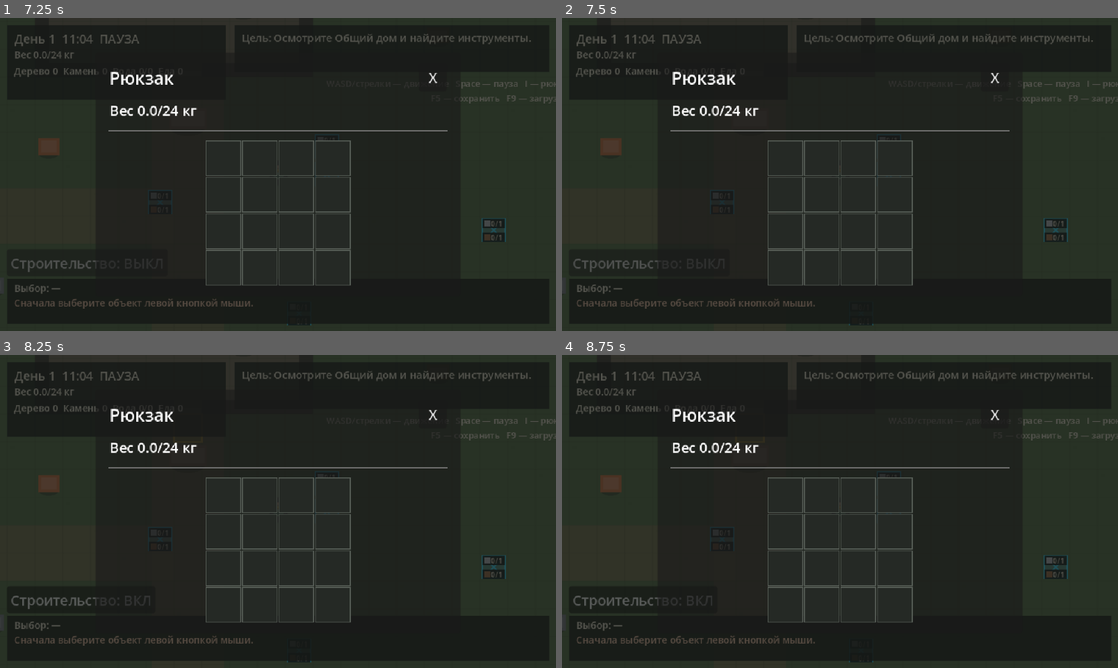
Above: before the commit, frames 1-4 (two rows, left to right).
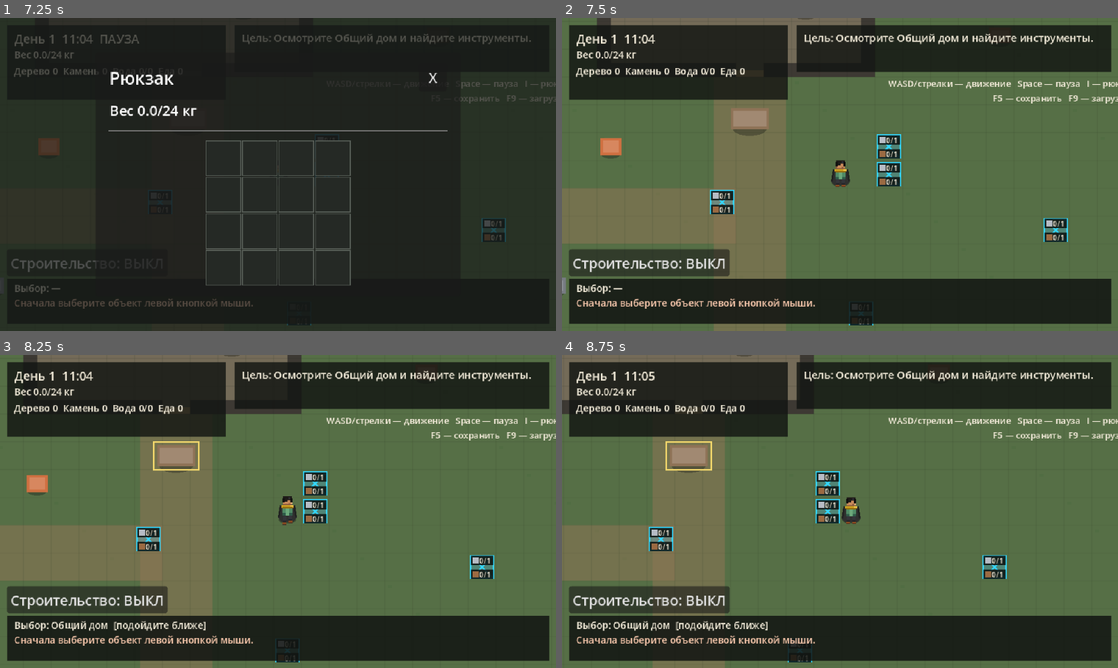
Above: after the commit, the same moments.

Repository: send-y/The_Last_Garden
Game: Godot game, scene res://src/main/main.tscn
The game is run twice, just before and just after one commit, with the same random seed, the same clock (stepped at 60 frames per second) and the same inputs.
Inputs (mouse positions are in pixels of both pictures, inside the frame that each line leads up to):
- Up to frame 1 (7.25 s): click "Строительство: ВЫКЛ" at 0.5 s; click "Строительство: ВКЛ" at 1.25 s; tap Enter at 2 s; move the mouse to (400, 158) at 2.02 s; hold D (move_right) 2.03-2.78 s; hold E (interact) 2.03-2.78 s; click (400, 158) at 2.17 s; move the mouse to (166, 190) at 2.77 s; hold S (move_down) 2.78-3.53 s; tap E (interact) at 2.85, 4.35, 5.85 s; click (166, 190) at 2.92 s; move the mouse to (333, 105) at 3.52 s; hold D (move_right) 3.53-4.28 s; hold E (interact) 3.53-4.28 s; click (333, 105) at 3.67 s; move the mouse to (250, 237) at 4.27 s; hold W (move_up) 4.28-5.03 s; click (250, 237) at 4.42 s; move the mouse to (444, 221) at 5.02 s; hold E (interact) 5.03-5.78 s; hold A (move_left) 5.03-6.53 s; click (444, 221) at 5.17 s; tap I (toggle_inventory) at 5.65 s; move the mouse to (111, 127) at 5.77 s; click (111, 127) at 5.92 s; tap Space (pause_time) at 6.5 s; move the mouse to (305, 174) at 6.52 s; hold S (move_down) from 6.53 s (still down); hold E (interact) from 6.53 s (still down); click (305, 174) at 6.67 s
- Up to frame 2 (7.5 s): release S (move_down) at 7.25 s; release E (interact) at 7.25 s; click "X" at 7.25 s
- Up to frame 3 (8.25 s): tap Enter at 8 s; move the mouse to (194, 433) at 8.02 s; hold D (move_right) from 8.03 s (still down); tap E (interact) at 8.1 s; click (194, 433) at 8.17 s
- Up to frame 4 (8.75 s): keep holding D (move_right)

Frame 1 is identical in both runs. In frame 2, 70% of the frame differs, in the area x 0-100%, y 0-100%; in frame 3, 70%; in frame 4, 70%.

Commit message:
Fix inventory close button input

Diff:
--- a/game/src/main/main.tscn
+++ b/game/src/main/main.tscn
@@ -66,6 +66,18 @@
 grow_vertical = 2
 script = ExtResource("4_hud")
 
+[node name="InventoryBackdrop" type="ColorRect" parent="Hud/HudRoot" unique_id=1369094570]
+visible = false
+z_index = 20
+layout_mode = 1
+anchors_preset = 15
+anchor_right = 1.0
+anchor_bottom = 1.0
+grow_horizontal = 2
+grow_vertical = 2
+color = Color(0.09019608, 0.101960786, 0.09411765, 0.72156864)
+metadata/_edit_use_anchors_ = true
+
 [node name="InventoryPanel" parent="Hud/HudRoot" unique_id=690515400 instance=ExtResource("7_frqgp")]
 z_index = 21
 layout_mode = 1
@@ -81,18 +93,6 @@
 grow_horizontal = 2
 grow_vertical = 2
 
-[node name="InventoryBackdrop" type="ColorRect" parent="Hud/HudRoot" unique_id=1369094570]
-visible = false
-z_index = 20
-layout_mode = 1
-anchors_preset = 15
-anchor_right = 1.0
-anchor_bottom = 1.0
-grow_horizontal = 2
-grow_vertical = 2
-color = Color(0.09019608, 0.101960786, 0.09411765, 0.72156864)
-metadata/_edit_use_anchors_ = true
-
 [node name="ConstructionCursor" type="Node2D" parent="." unique_id=1089441217]
 script = ExtResource("7_30cu5")
 metadata/_custom_type_script = "uid://dv5nnmx54ujlp"
--- /dev/null
+++ b/game/tests/inventory_close_integration_test.gd
@@ -0,0 +1,90 @@
+extends Node
+
+const MainScene := preload("res://src/main/main.tscn")
+const LabScenarios := preload("res://src/dev/mechanics_lab_scenarios.gd")
+
+
+func _ready() -> void:
+	Session.set_mechanics_lab_active(true)
+	var fresh_result: Dictionary = LabScenarios.build(
+		LabScenarios.FRESH_START
+	)
+	Session.apply_debug_state(
+		fresh_result["state"] as Dictionary,
+		"inventory close test",
+		false
+	)
+	var main := MainScene.instantiate()
+	add_child(main)
+	await get_tree().process_frame
+	await get_tree().process_frame
+
+	var hud := main.get_node("Hud/HudRoot") as FirstNightHud
+	var panel := hud.get_node("InventoryPanel") as InventoryPanel
+	var close_button := panel.get_node(
+		"ContentMargin/ContentColumn/HeaderRow/CloseButton"
+	) as Button
+	hud.toggle_inventory()
+	await get_tree().process_frame
+
+	var click_position: Vector2 = (
+		close_button.get_global_rect().get_center()
+	)
+	_send_mouse_motion(click_position)
+	await get_tree().process_frame
+	_send_mouse_button(click_position, true)
+	await get_tree().process_frame
+	_send_mouse_button(click_position, false)
+	await get_tree().process_frame
+
+	if panel.visible:
+		push_error(
+			"Inventory close button did not close the modal. "
+			+ "button_rect=%s" % close_button.get_global_rect()
+		)
+		get_tree().quit(1)
+		return
+
+	if Session.is_paused():
+		push_error("Closing the inventory did not restore time.")
+		get_tree().quit(1)
+		return
+
+	Session.set_paused(true, false)
+	hud.toggle_inventory()
+	await get_tree().process_frame
+	click_position = close_button.get_global_rect().get_center()
+	_send_mouse_motion(click_position)
+	await get_tree().process_frame
+	_send_mouse_button(click_position, true)
+	await get_tree().process_frame
+	_send_mouse_button(click_position, false)
+	await get_tree().process_frame
+	if panel.visible or not Session.is_paused():
+		push_error(
+			"Closing the inventory did not preserve an existing pause."
+		)
+		get_tree().quit(1)
+		return
+
+	print(
+		"PASS: inventory close button closes the modal "
+		+ "and preserves an existing pause"
+	)
+	get_tree().quit(0)
+
+
+func _send_mouse_button(position: Vector2, pressed: bool) -> void:
+	var event := InputEventMouseButton.new()
+	event.button_index = MOUSE_BUTTON_LEFT
+	event.pressed = pressed
+	event.position = position
+	event.global_position = position
+	get_viewport().push_input(event, true)
+
+
+func _send_mouse_motion(position: Vector2) -> void:
+	var event := InputEventMouseMotion.new()
+	event.position = position
+	event.global_position = position
+	get_viewport().push_input(event, true)
--- /dev/null
+++ b/game/tests/inventory_close_integration_test.tscn
@@ -0,0 +1,6 @@
+[gd_scene load_steps=2 format=3]
+
+[ext_resource path="res://tests/inventory_close_integration_test.gd" type="Script" id="1"]
+
+[node name="InventoryCloseIntegrationTest" type="Node"]
+script = ExtResource("1")
Not shown, added: game/tests/inventory_close_integration_test.gd.uid
Not shown, changed: game/README.md
